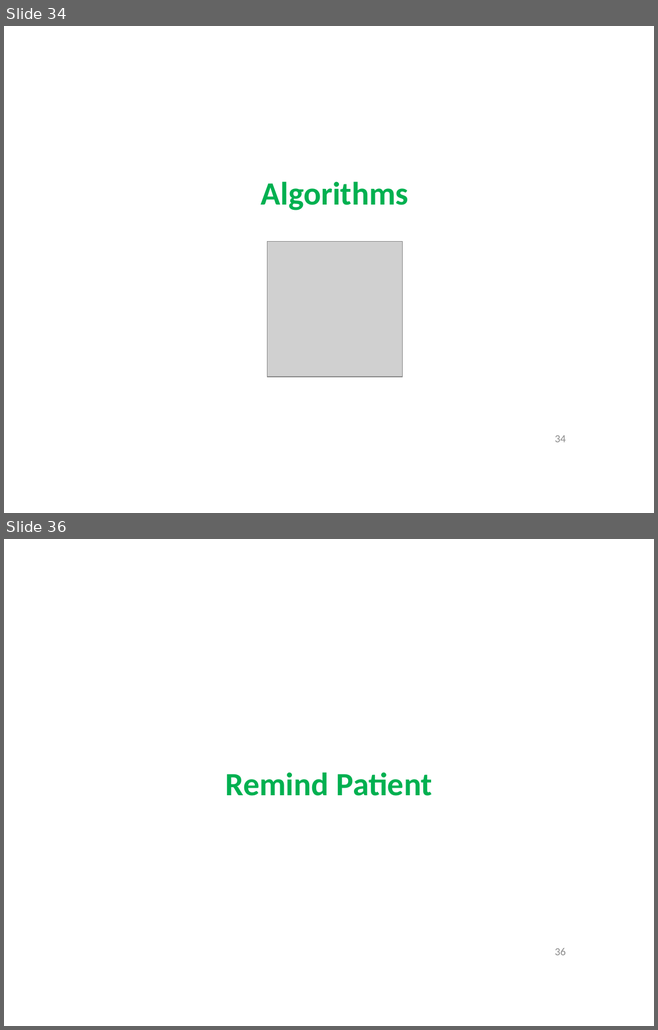
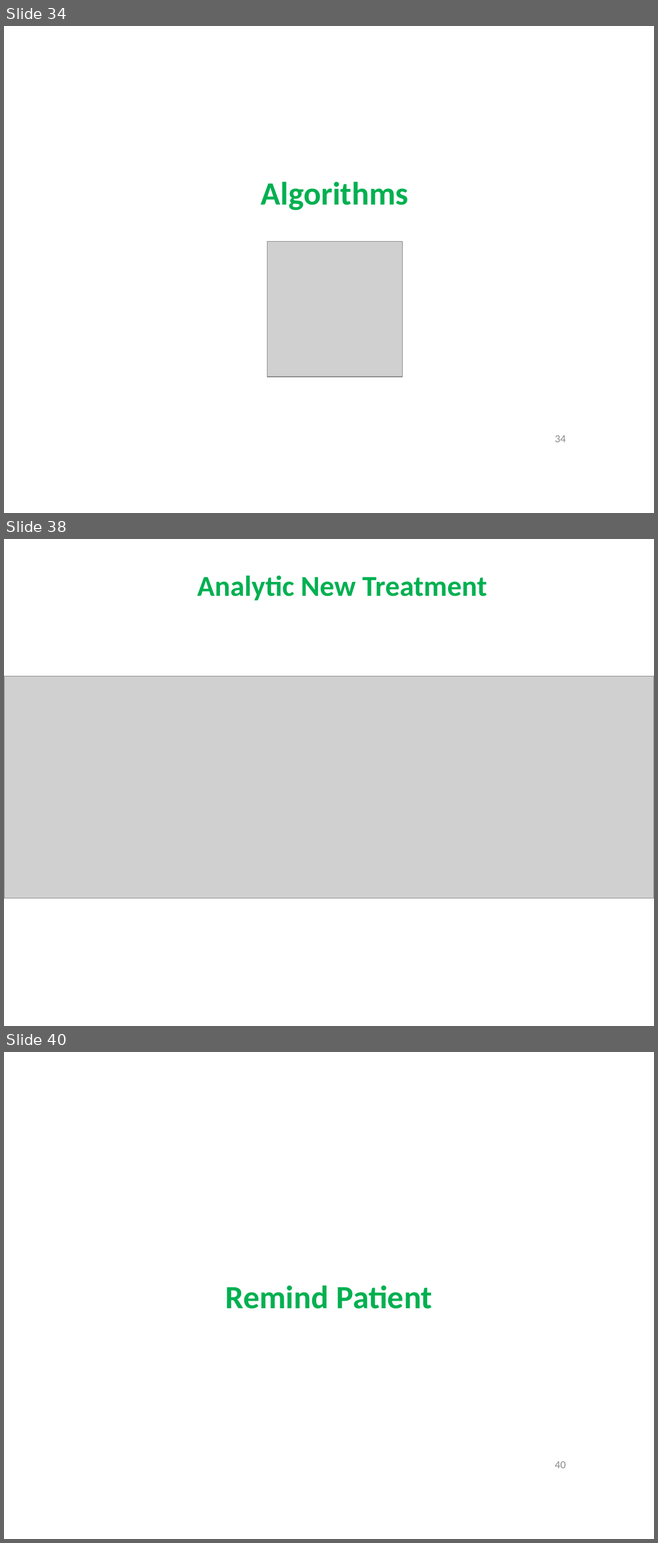
Before and after one commit to quantdse60878/HSTS, a slide deck: docs/Temperature Presentation/Khuong/khuong.pptx. Shown one above the other, each under a label of ours: slides 34 and 36 before the commit, slides 34, 38 and 40 after it; the slides between them are not shown. The pictures are 658x1030 and 658x1543 pixels, drawn with LibreOffice and Linux fonts; fonts in the diff are those of the drawing; grey boxes stand for pictures. Boxes give left, top, right and bottom in pixels: in the first picture for what was removed or moved away, otherwise in the second. Text is boxed around its words. In the diff, an @@ line names an element or a change of style, - is before the commit and + after.

```diff
--- a/docs/Temperature Presentation/Khuong/khuong.pptx
+++ b/docs/Temperature Presentation/Khuong/khuong.pptx
@@ slide 38 added at (4, 539, 654, 1026), background #FFFFFF @@
@@ text added at (197, 576, 487, 600), 32 pt, text #00B050, bold @@
+Analytic New Treatment
@@ picture added at (4, 676, 654, 898) @@
@@ what was slide 36 is now slide 40 @@
@@ page number at (554, 1461, 565, 1468): text changed @@
-36
+40
```
Also in this commit, not shown: 17 slides changed, 3 other slides added.
